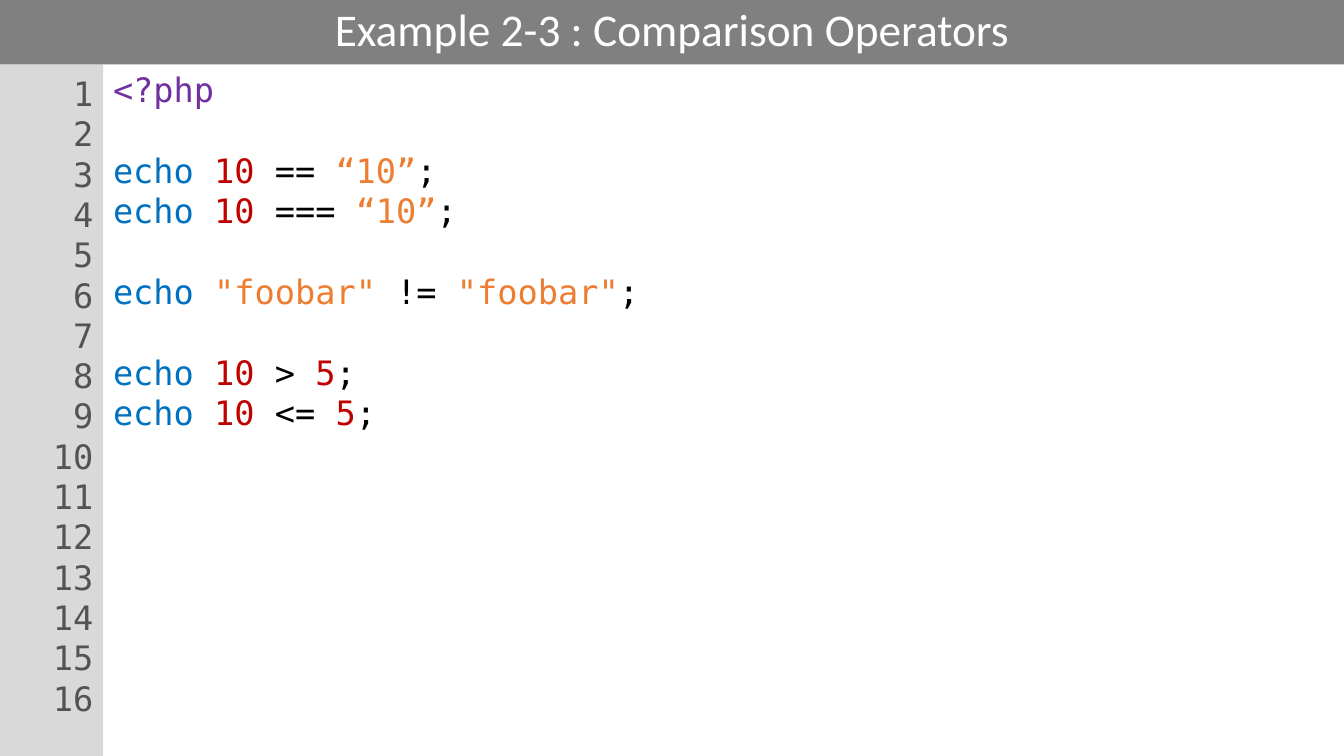
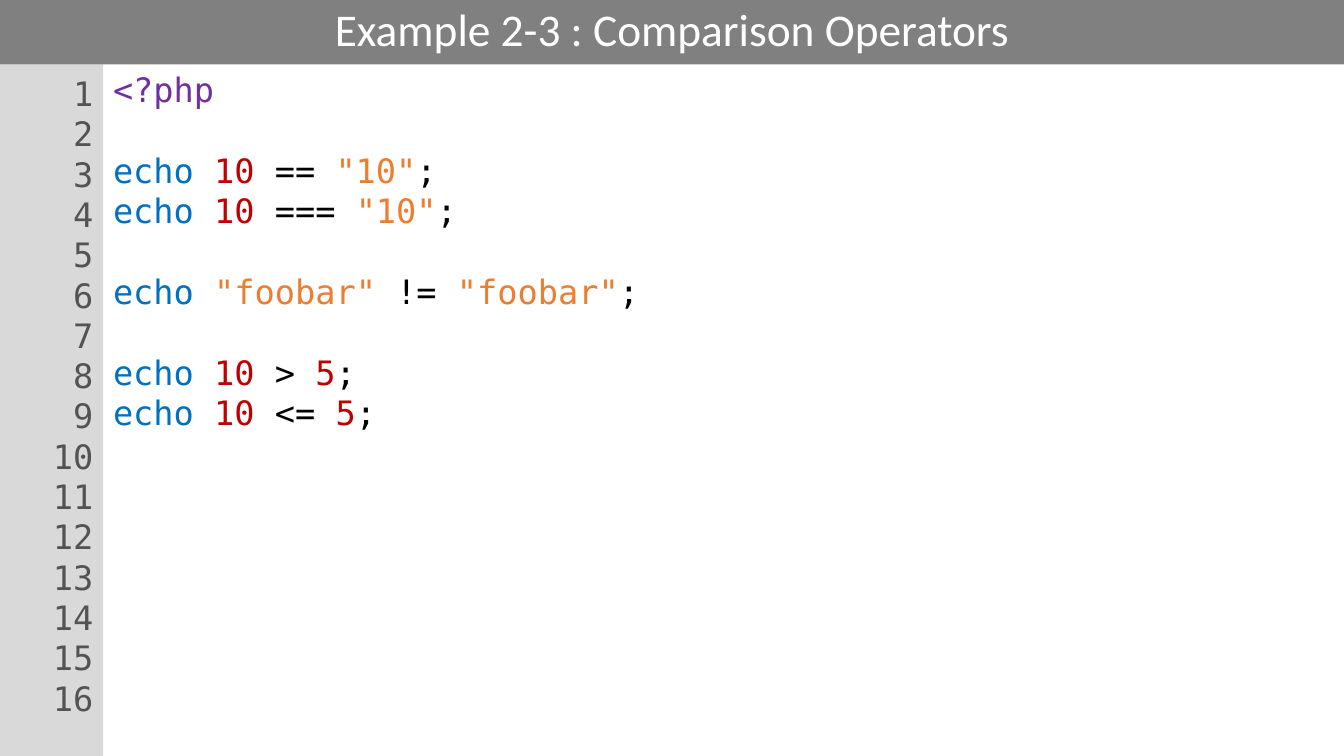
Before and after one commit to PHPEmbark/curriculum, a slide deck: slide 14 of course/1 - Basic Programming/Basic Programming.pptx. Drawn at 1344x756 pixels with LibreOffice and Linux fonts; fonts in the diff are those of the drawing. Boxes give left, top, right and bottom in pixels: in the first picture for what was removed or moved away, otherwise in the second. Text is boxed around its words. In the diff, an @@ line names an element or a change of style, - is before the commit and + after.

```diff
--- a/course/1 - Basic Programming/Basic Programming.pptx
+++ b/course/1 - Basic Programming/Basic Programming.pptx
@@ text at bbox=[113, 157, 457, 228]: text changed @@
-echo 10 == “10”;
-echo 10 === “10”;
+echo 10 == "10";
+echo 10 === "10";
```
Also in this commit, not shown: 5 other slides changed, 1 slide removed.
